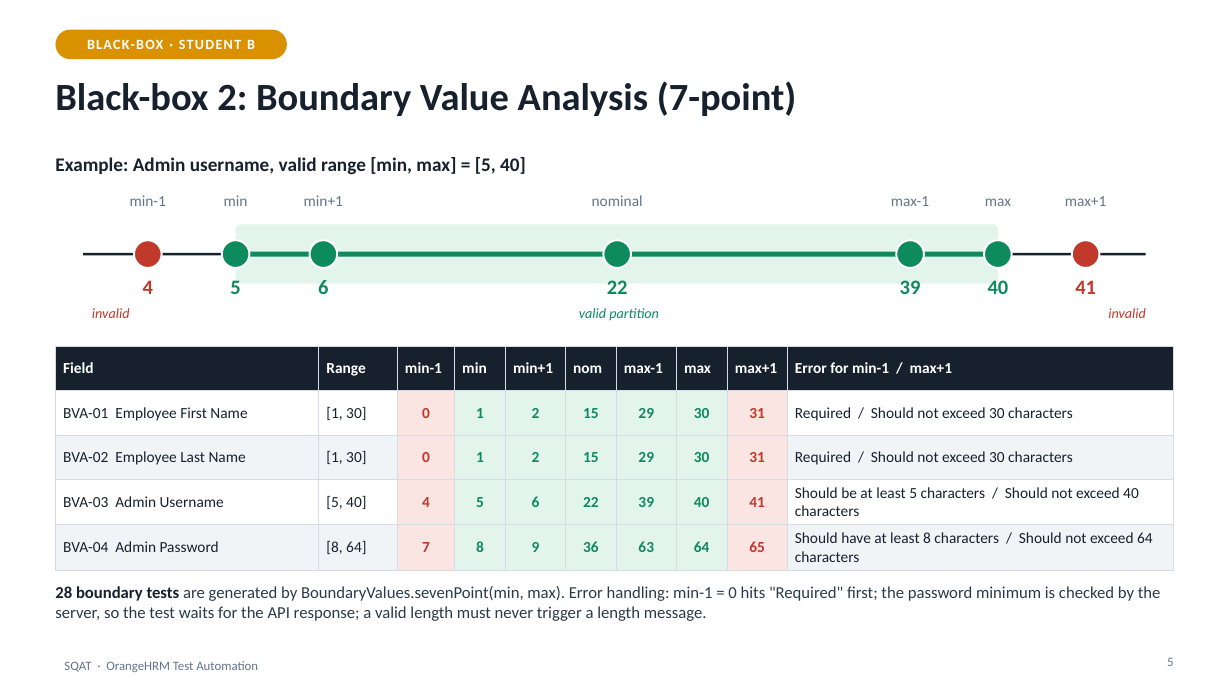
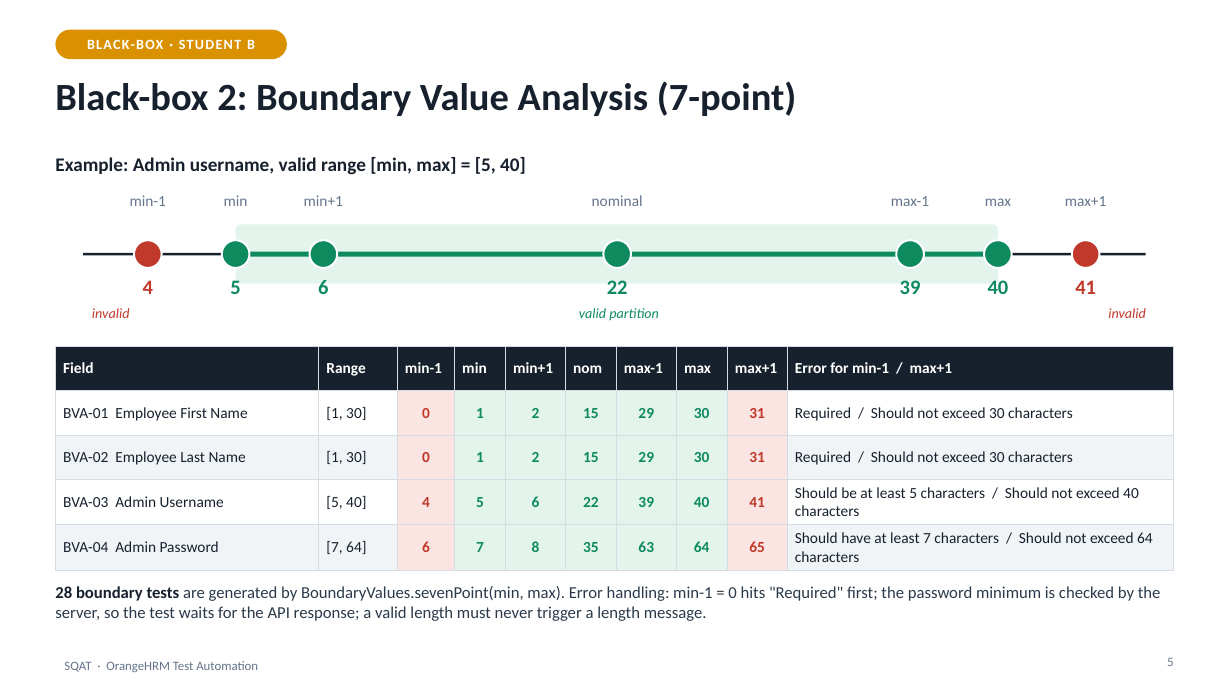
Before and after one commit to amandaabreo2006/SQATpractical, a slide deck: slide 5 of docs/Presentation.pptx. Drawn at 1232x693 pixels with LibreOffice and Linux fonts; fonts in the diff are those of the drawing. Boxes give left, top, right and bottom in pixels: in the first picture for what was removed or moved away, otherwise in the second. Text is boxed around its words. In the diff, an @@ line names an element or a change of style, - is before the commit and + after.

```diff
--- a/docs/Presentation.pptx
+++ b/docs/Presentation.pptx
@@ table at [55, 347, 1174, 566] @@
-row 5: BVA-04 Admin Password | [8, 64] | 7 | 8 | 9 | 36 | 63 | 64 | 65 | Should have at least 8 characters / Should not exceed 64 characters
+row 5: BVA-04 Admin Password | [7, 64] | 6 | 7 | 8 | 35 | 63 | 64 | 65 | Should have at least 7 characters / Should not exceed 64 characters
```
Also in this commit, not shown: 1 other slide changed, 5 other files.
